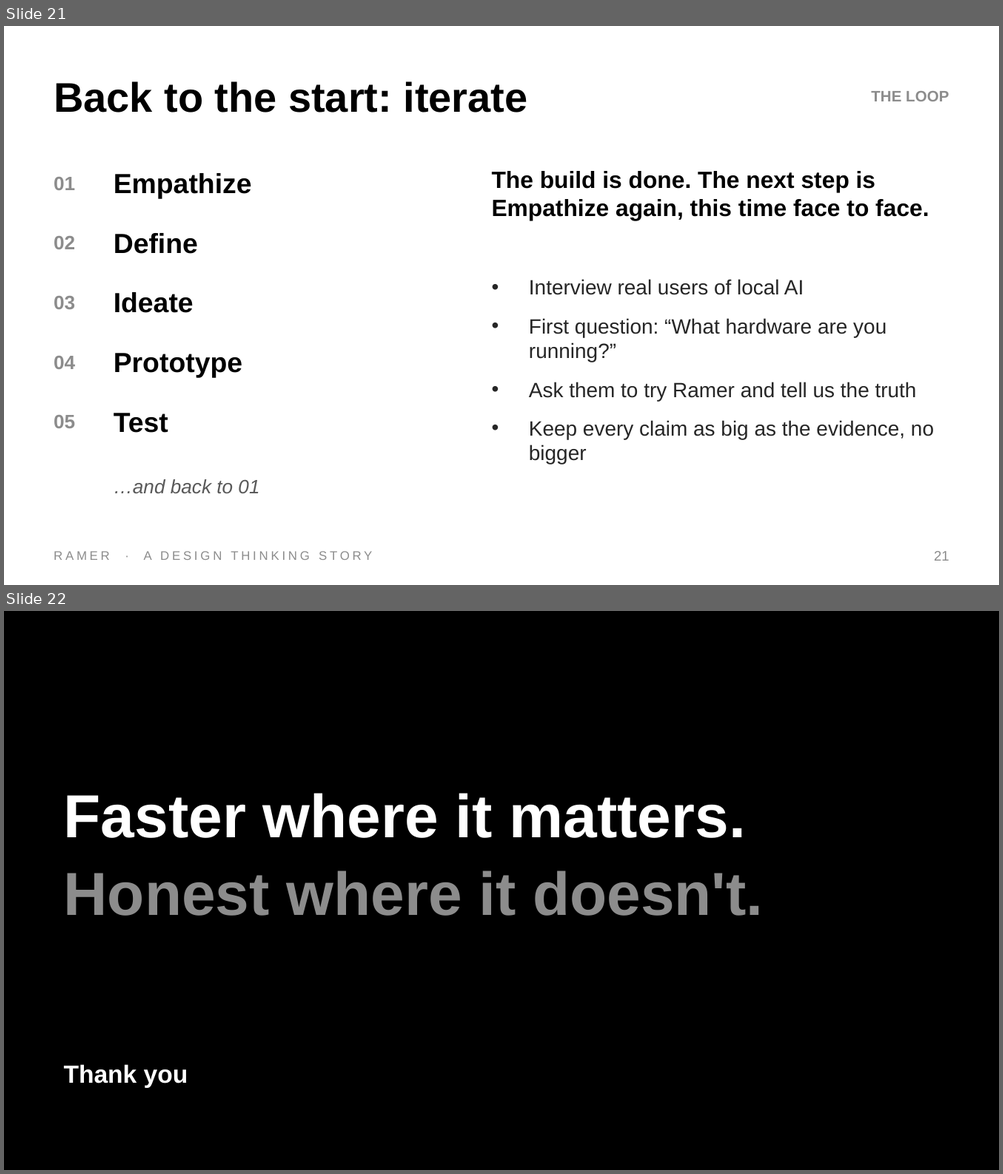
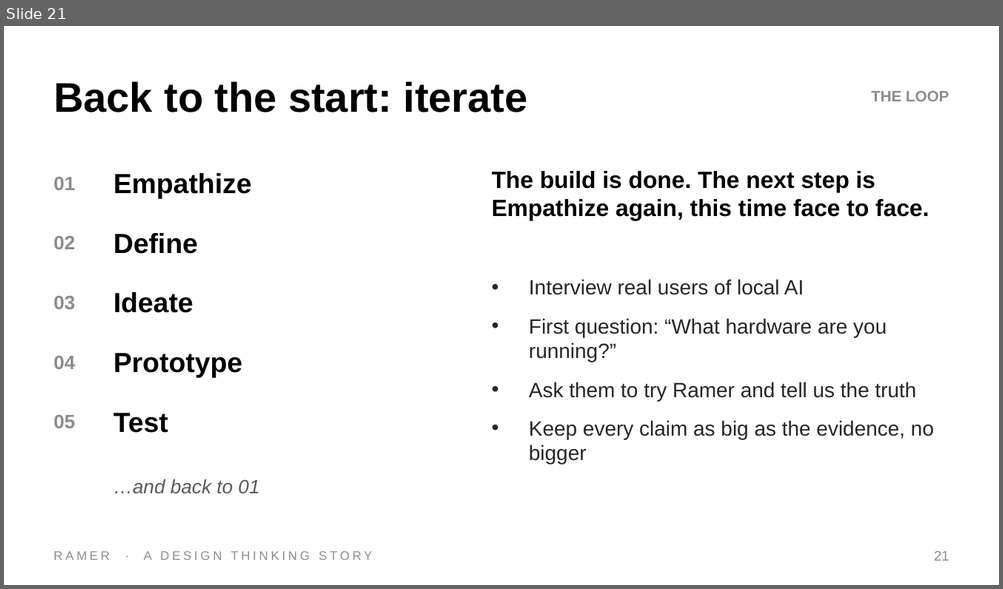
Before and after one commit to DrNeel11/tvarin, a slide deck: docs/Every_Last_Token.pptx. Shown one above the other, each under a label of ours: slides 21 and 22 before the commit, slide 21 after it. The pictures are 1003x1174 and 1003x589 pixels, drawn with LibreOffice and Linux fonts; fonts in the diff are those of the drawing. Boxes give left, top, right and bottom in pixels: in the first picture for what was removed or moved away, otherwise in the second. Text is boxed around its words. In the diff, an @@ line names an element or a change of style, - is before the commit and + after.

```diff
--- a/docs/Every_Last_Token.pptx
+++ b/docs/Every_Last_Token.pptx
@@ slide 22 removed at bbox=[4, 611, 999, 1170], background #000000 @@
@@ text removed at bbox=[64, 793, 745, 838] @@
-Faster where it matters.
@@ text removed at bbox=[64, 871, 762, 916] @@
-Honest where it doesn't.
@@ text removed at bbox=[64, 1065, 188, 1088] @@
-Thank you
```
